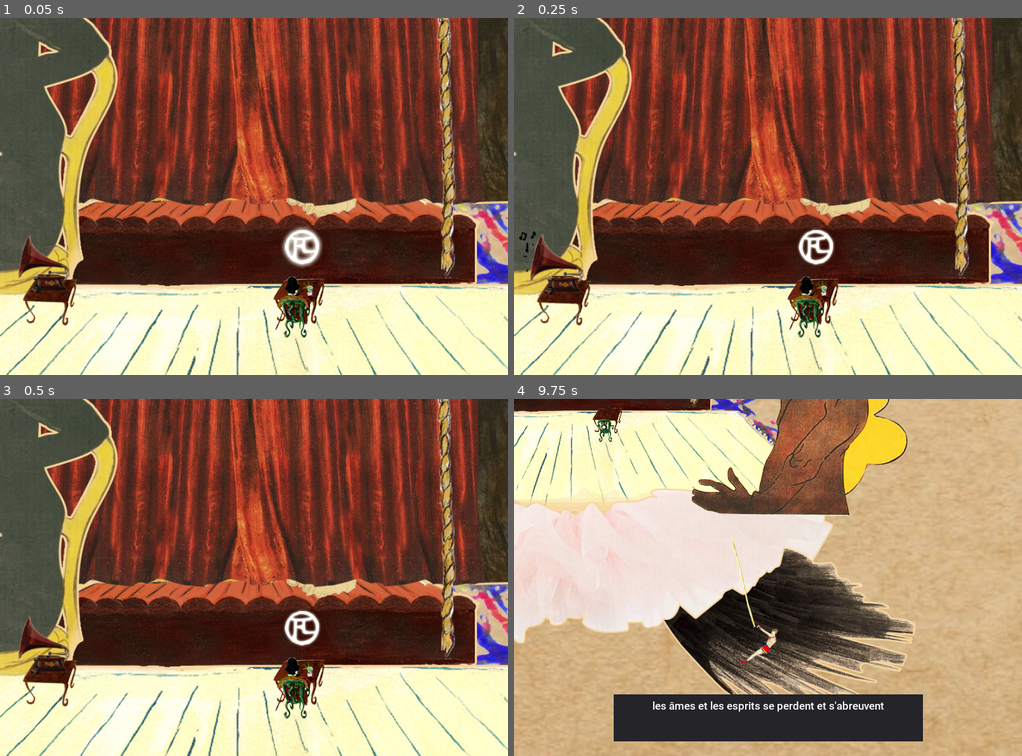
Above: before the commit, frames 1-4 (two rows, left to right).
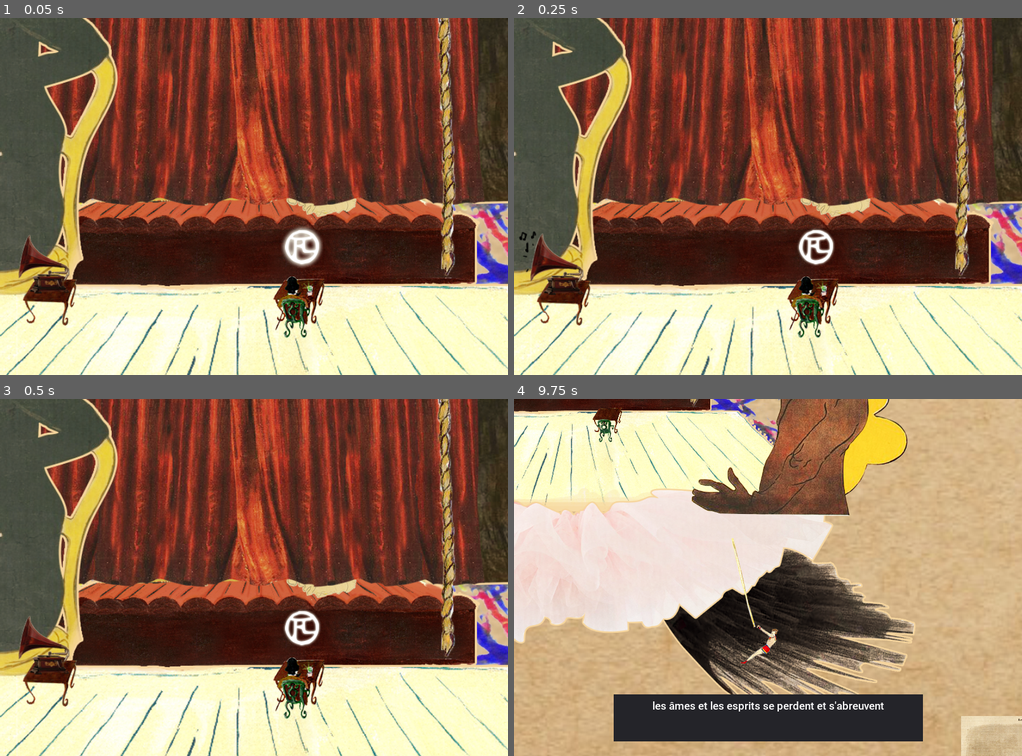
Above: after the commit, the same moments.

Repository: AxellBoue/TrapezeLautrec
Game: Godot game, scene res://scenes/main.tscn
Same seed, same stepped clock (60 frames per second), same inputs: the game is played once before the commit and once after it. The engine's default icon, where the game draws it, is replaced by a stand-in: a white triangle on a blue panel in a dark square.
Inputs:
- Up to frame 1 (0.05 s): no input
- Up to frame 2 (0.25 s): no input
- Up to frame 3 (0.5 s): no input
- Up to frame 4 (9.75 s): hold D (droite) 0.53-1.28 s; hold E (interaction) 0.53-1.28 s; tap T (saut) at 0.77, 1.52, 3.02, 3.77, 4.52, 6.02, 6.77, 7.52, 9.02 s; hold S (bas) 1.28-2.03 s; tap A (test) every 1.5 s from 1.35 to 8.85 s; hold D (droite) 2.03-2.78 s; hold E (interaction) 2.03-2.78 s; hold Z (haut) 2.78-3.53 s; hold E (interaction) 3.53-4.28 s; hold Q (gauche) 3.53-5.03 s; hold S (bas) 5.03-5.78 s; hold E (interaction) 5.03-5.78 s; hold D (droite) 5.78-6.53 s; hold Z (haut) 6.53-7.28 s; hold E (interaction) 6.53-7.28 s; hold D (droite) 7.28-8.03 s; hold S (bas) 8.03-8.78 s; hold E (interaction) 8.03-8.78 s; hold Q (gauche) 8.78-9.53 s; hold Z (haut) from 9.53 s (still down); hold E (interaction) from 9.53 s (still down)

The runs differ from the first frame. In frame 4, 0.7% of the frame differs, in the area x 0-100%, y 17-100%.

Commit message:
updatemanu

Diff:
--- a/scenes/main.tscn
+++ b/scenes/main.tscn
@@ -17,6 +17,22 @@
 [ext_resource path="res://sprites/decor/dessins cirque/Cirque2.jpg" type="Texture" id=15]
 [ext_resource path="res://sprites/decor/dessins cirque/Cirque4.jpg" type="Texture" id=16]
 [ext_resource path="res://sprites/decor/fond.jpg" type="Texture" id=17]
+[ext_resource path="res://sprites/decor/elementfond/fond1.png" type="Texture" id=18]
+[ext_resource path="res://sprites/decor/elementfond/fond2.png" type="Texture" id=19]
+[ext_resource path="res://sprites/decor/elementfond/fond3.png" type="Texture" id=20]
+[ext_resource path="res://sprites/decor/elementfond/fond4.png" type="Texture" id=21]
+[ext_resource path="res://sprites/decor/elementfond/fond5.png" type="Texture" id=22]
+[ext_resource path="res://sprites/decor/elementfond/fond6.png" type="Texture" id=23]
+[ext_resource path="res://sprites/decor/elementfond/fond7.png" type="Texture" id=24]
+[ext_resource path="res://sprites/decor/elementfond/fond8.png" type="Texture" id=25]
+[ext_resource path="res://sprites/decor/elementfond/fond9.png" type="Texture" id=26]
+[ext_resource path="res://sprites/decor/elementfond/fond10.png" type="Texture" id=27]
+[ext_resource path="res://sprites/decor/elementfond/fond11.png" type="Texture" id=28]
+[ext_resource path="res://sprites/decor/elementfond/fond12.png" type="Texture" id=29]
+[ext_resource path="res://sprites/decor/elementfond/fond13.png" type="Texture" id=30]
+[ext_resource path="res://sprites/decor/elementfond/fond14.png" type="Texture" id=31]
+[ext_resource path="res://sprites/decor/elementfond/fond15.png" type="Texture" id=32]
+[ext_resource path="res://sprites/decor/elementfond/fond16.png" type="Texture" id=33]
 
 [node name="Node2D" type="Node2D"]
 
@@ -50,6 +66,7 @@
 
 [node name="fond et bounds" type="Node2D" parent="."]
 editor/display_folded = true
+position = Vector2( 0, -4.20483 )
 __meta__ = {
 "_edit_group_": true
 }
@@ -210,3 +227,67 @@
 z_index = -500
 z_as_relative = false
 texture = ExtResource( 17 )
+
+[node name="fond1" type="Sprite" parent="."]
+position = Vector2( 1596.91, 1890.24 )
+texture = ExtResource( 18 )
+
+[node name="fond2" type="Sprite" parent="."]
+position = Vector2( -871.925, -746.595 )
+texture = ExtResource( 19 )
+
+[node name="fond3" type="Sprite" parent="."]
+position = Vector2( -1962.05, 907.611 )
+texture = ExtResource( 20 )
+
+[node name="fond4" type="Sprite" parent="."]
+position = Vector2( 325.948, -695.891 )
+texture = ExtResource( 21 )
+
+[node name="fond5" type="Sprite" parent="."]
+position = Vector2( 959.909, 2351.2 )
+texture = ExtResource( 22 )
+
+[node name="fond6" type="Sprite" parent="."]
+position = Vector2( -1235.44, 2233.79 )
+texture = ExtResource( 23 )
+
+[node name="fond7" type="Sprite" parent="."]
+position = Vector2( 522.143, 2094.17 )
+texture = ExtResource( 24 )
+
+[node name="fond8" type="Sprite" parent="."]
+position = Vector2( -1400.24, -1493.8 )
+texture = ExtResource( 25 )
+
+[node name="fond9" type="Sprite" parent="."]
+position = Vector2( 2176.63, -1608.56 )
+texture = ExtResource( 26 )
+
+[node name="fond10" type="Sprite" parent="."]
+position = Vector2( -764.37, 814.345 )
+texture = ExtResource( 27 )
+
+[node name="fond11" type="Sprite" parent="."]
+position = Vector2( -290.501, -1530.5 )
+texture = ExtResource( 28 )
+
+[node name="fond12" type="Sprite" parent="."]
+position = Vector2( -1334.95, 1632.9 )
+texture = ExtResource( 29 )
+
+[node name="fond13" type="Sprite" parent="."]
+position = Vector2( -2148.99, -970.043 )
+texture = ExtResource( 30 )
+
+[node name="fond14" type="Sprite" parent="."]
+position = Vector2( 2164.62, -623.171 )
+texture = ExtResource( 31 )
+
+[node name="fond15" type="Sprite" parent="."]
+position = Vector2( -2085.14, 1738.55 )
+texture = ExtResource( 32 )
+
+[node name="fond16" type="Sprite" parent="."]
+position = Vector2( 2144.49, 1285.95 )
+texture = ExtResource( 33 )
Not shown: 1 places in scenes/main.tscn that only renumber resources
Binary file added: sprites/decor/ilot 1/trampoline/animation/trampoline anim0.png
Not shown, added: sprites/decor/ilot 1/trampoline/animation/trampoline anim0.png.import
Binary file added: sprites/decor/ilot 1/trampoline/animation/trampoline anim1.png
Not shown, added: sprites/decor/ilot 1/trampoline/animation/trampoline anim1.png.import
Binary file added: sprites/decor/ilot 1/trampoline/animation/trampoline anim2.png
Not shown, added: sprites/decor/ilot 1/trampoline/animation/trampoline anim2.png.import
Binary file added: sprites/decor/ilot 1/trampoline/animation/trampoline anim3.png
Not shown, added: sprites/decor/ilot 1/trampoline/animation/trampoline anim3.png.import
Binary file added: sprites/decor/ilot 1/trampoline/animation/trampoline anim4.png
Not shown, added: sprites/decor/ilot 1/trampoline/animation/trampoline anim4.png.import
Binary file added: sprites/decor/ilot 1/trampoline/trampoline normal.png
(and 1 more such lines)
